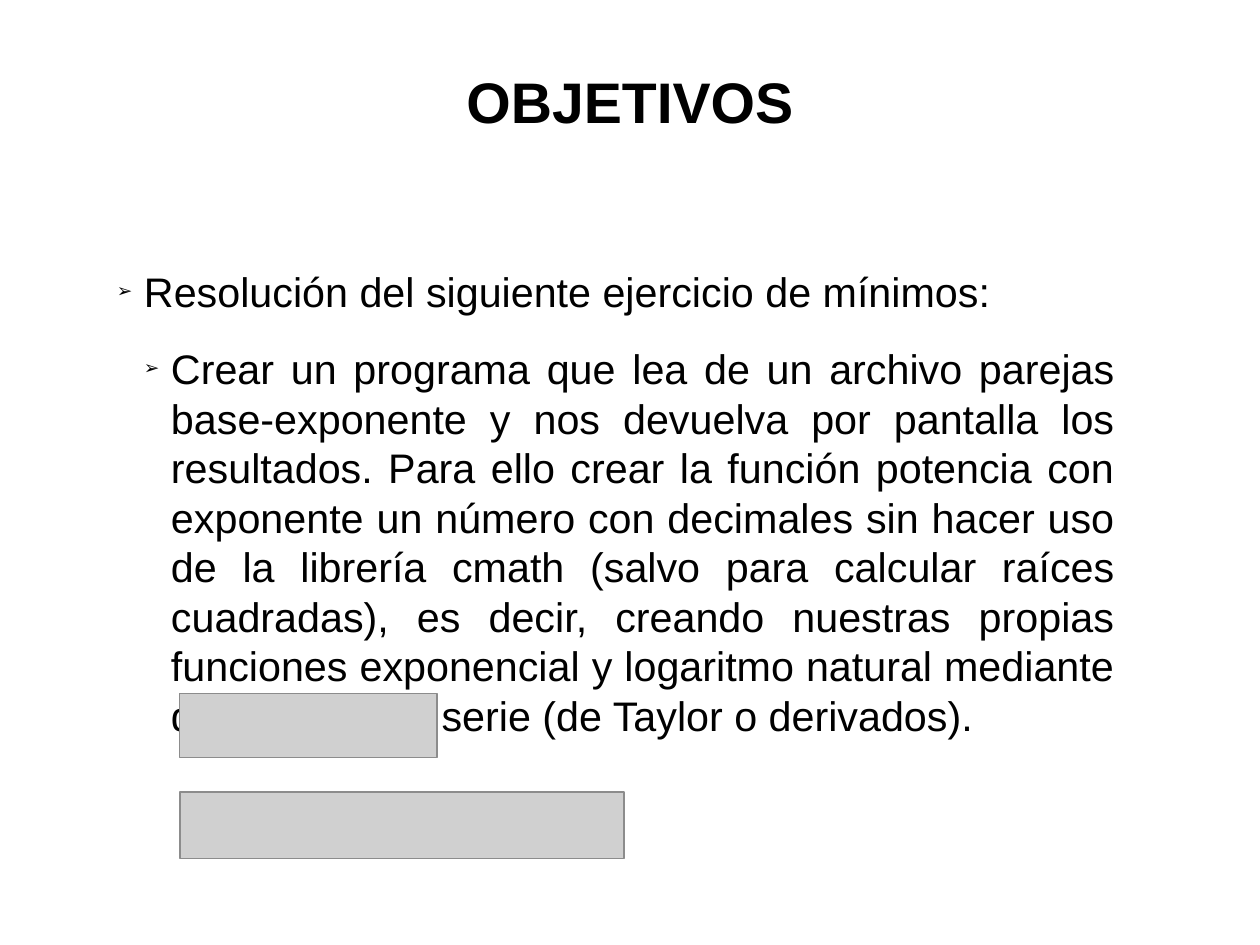
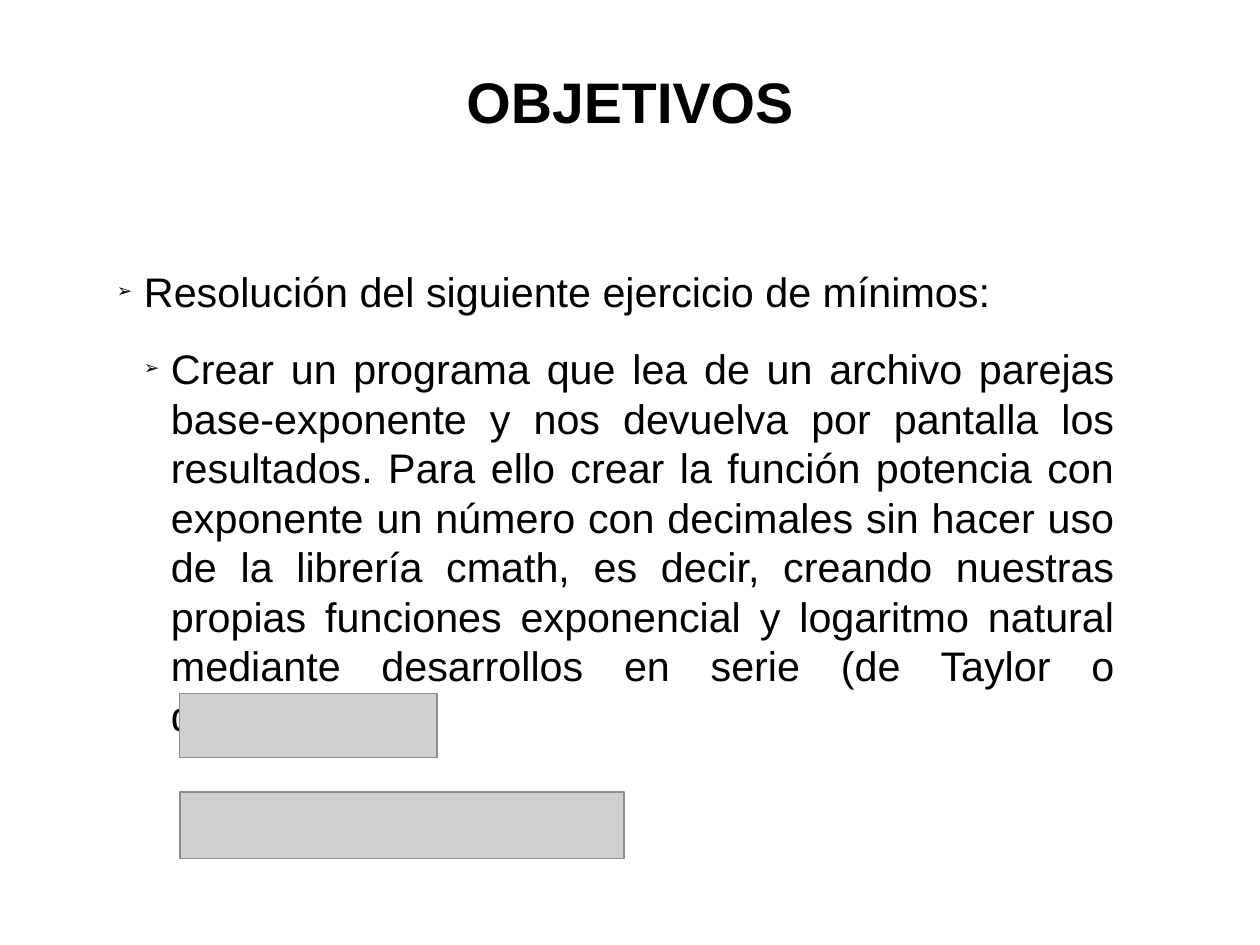
Before and after one commit to trivi/Introduccion-C-EFE-Oct, a slide deck: slide 6 of 00.Presentación.odp. Drawn at 1260x945 pixels with LibreOffice and Linux fonts; fonts in the diff are those of the drawing; grey boxes stand for pictures. Boxes give left, top, right and bottom in pixels: in the first picture for what was removed or moved away, otherwise in the second. Text is boxed around its words. In the diff, an @@ line names an element or a change of style, - is before the commit and + after.

Commit message:
Eliminada la posibilidad de usar cmath por completo en el ejercicio final del curso. No hace falta.

```diff
--- a/00.Presentación.odp
+++ b/00.Presentación.odp
@@ subtitle at (171, 354, 1115, 739): text changed @@
-  ➢ Crear un programa que lea de un archivo parejas base-exponente y nos devuelva por pantalla los resultados. Para ello crear la función potencia con exponente un número con decimales sin hacer uso de la librería cmath (salvo para calcular raíces cuadradas), es decir, creando nuestras propias funciones exponencial y logaritmo natural mediante desarrollos en serie (de Taylor o derivados).
+  ➢ Crear un programa que lea de un archivo parejas base-exponente y nos devuelva por pantalla los resultados. Para ello crear la función potencia con exponente un número con decimales sin hacer uso de la librería cmath, es decir, creando nuestras propias funciones exponencial y logaritmo natural mediante desarrollos en serie (de Taylor o derivados).
```
